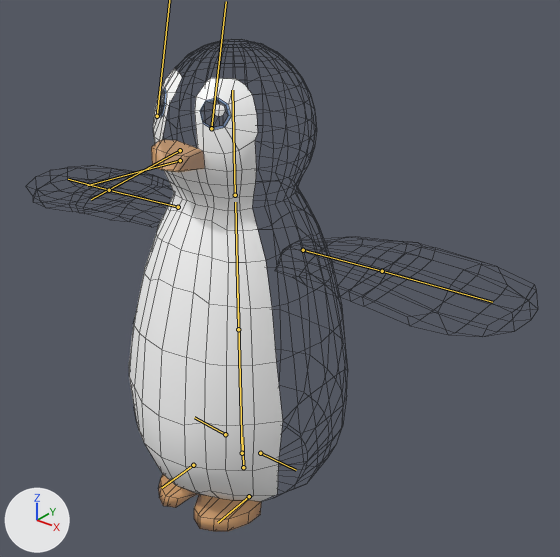
The FBX model Assets/1_Game/Models/penguin/tall_penguin_igloo_animation_Wmodel.fbx: old version first, new version second.
One viewpoint serves both versions: a 50 mm camera at (0.566, -0.627, 0.696) aimed at (0.038, 0.032, 0.287). Arrows for +X, +Y and +Z are at lower left; the lights stay in place. The bones that bend it are drawn over the model as lines. Mesh edges are drawn as thin lines.

In view in the first picture: 'penguin.005'.
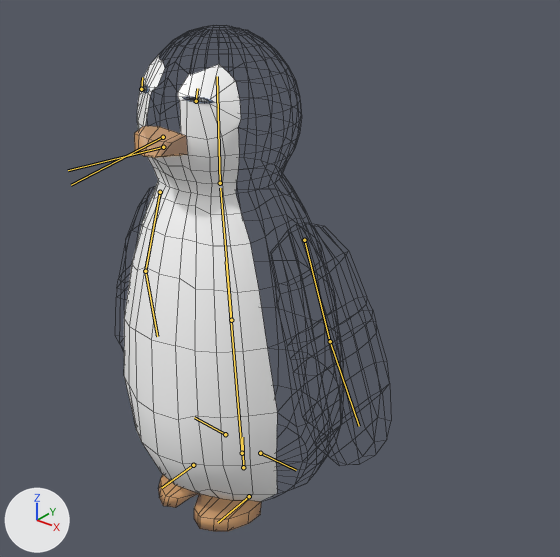
The newer file adds an action. The first version stands in its rest pose; the second is drawn at frame 108 of the action 'idle_wiggle.001'.

The edits, one by one:
Bone 'Spine_1' (bone_spine_1) turns from (0, 0, 0) to (0, 0, 4) degrees about its own x, y and z.
Bone 'Head' (bone_head) moves from (0.0, 0.0, 0.0) to (0.001, 0.01, 0.0).
Bone 'Head' (bone_head) turns from (0, 0, 0) to (0, 0, -4) degrees about its own x, y and z.
Bone 'Head' (bone_head) is rescaled from (1.0, 1.0, 1.0) to (1.02, 1.02, 1.02).
Bone 'Eye.L' (bone_eye_l) moves from (0.0, 0.0, 0.0) to (0.0, 0.013, 0.0).
Bone 'Eye.L' (bone_eye_l) is rescaled from (1.0, 1.0, 1.0) to (1.0, 0.1, 1.0).
Bone 'Eye.R' (bone_eye_r) moves from (0.0, 0.0, 0.0) to (0.0, 0.013, 0.0).
Bone 'Eye.R' (bone_eye_r) is rescaled from (1.0, 1.0, 1.0) to (1.0, 0.1, 1.0).
Bone 'Spine_2' (bone_spine_2) moves from (0.0, 0.0, 0.0) to (0.001, 0.01, 0.0).
Bone 'Spine_2' (bone_spine_2) is rescaled from (1.0, 1.0, 1.0) to (1.02, 1.02, 1.02).
Bone 'Uarm.L' (bone_uarm_l) moves from (0.0, 0.0, 0.0) to (0.009, 0.02, -0.003).
Bone 'Uarm.L' (bone_uarm_l) turns from (0, 0, 0) to (5, -7, -74) degrees about its own x, y and z.
Bone 'Uarm.R' (bone_uarm_r) moves from (0.0, 0.0, 0.0) to (0.007, 0.008, -0.001).
Bone 'Uarm.R' (bone_uarm_r) turns from (0, 0, 0) to (5, 7, 75) degrees about its own x, y and z.

Boxes (x1, y1, x2, y2) around the edits, measured in the pictures (560 x 557 px):
'penguin.005', posed: before (129, 68, 283, 531); after (124, 54, 277, 531)
bone 'Spine_1', root to tip: before (242, 453) to (237, 265); after (242, 453) to (226, 261)
bone 'Head', root to tip: before (235, 195) to (232, 90); after (220, 183) to (217, 76)
bone 'Eye.L', root to tip: before (211, 128) to (226, 1); after (196, 101) to (197, 88)
bone 'Spine_2', root to tip: before (238, 329) to (235, 202); after (231, 320) to (220, 188)
bone 'Uarm.L', root to tip: before (303, 250) to (382, 271); after (304, 240) to (330, 341)
bone 'Uarm.R', root to tip: before (178, 207) to (109, 190); after (160, 192) to (145, 271)
